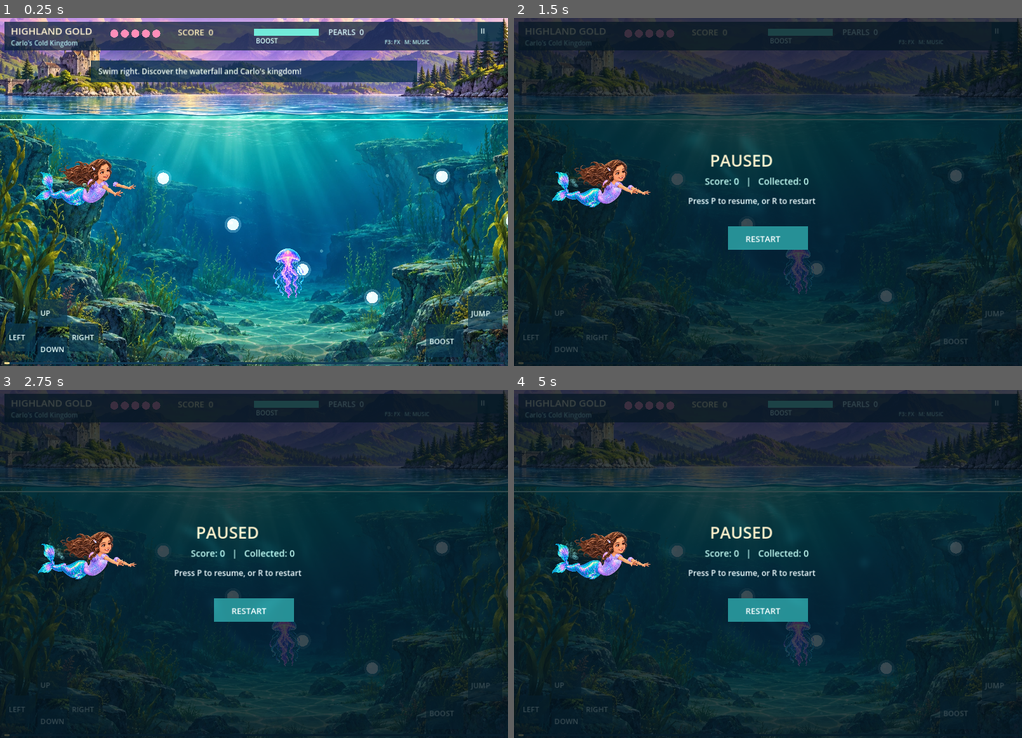
Above: before the commit, frames 1-4 (two rows, left to right).
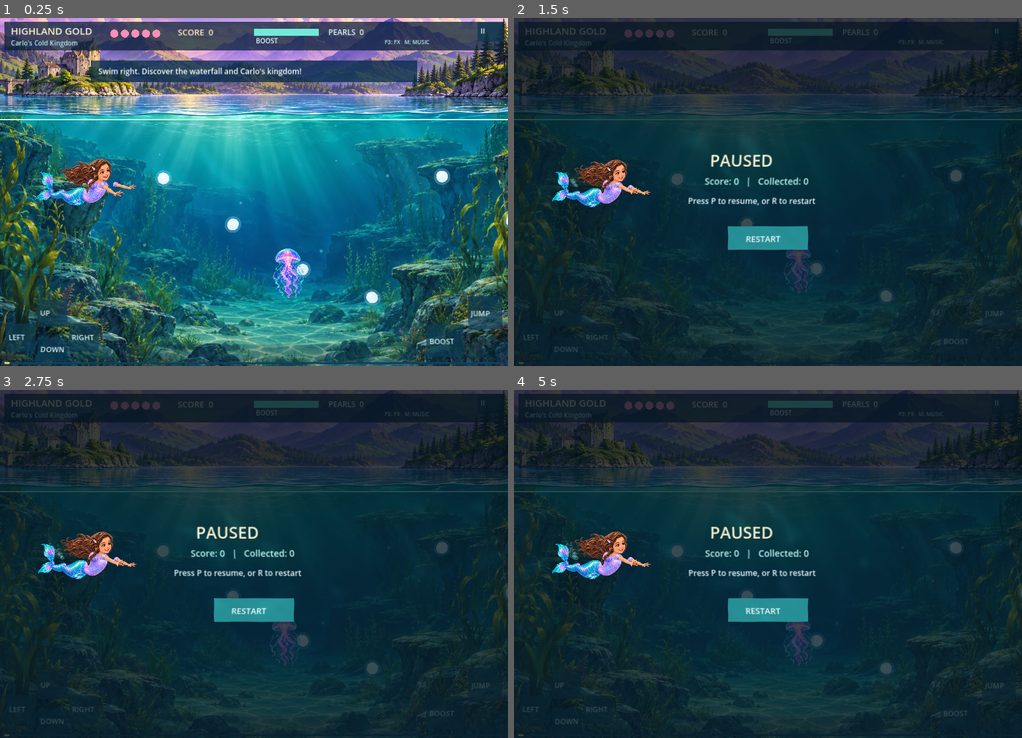
Above: after the commit, the same moments.

Repository: skhaze94-cloud/MermaidADVENTURE
Game: Godot game, scene res://godot/highland_level.tscn
Same seed, same stepped clock (60 frames per second), same inputs: the game is played once before the commit and once after it.
Inputs (mouse positions are in pixels of both pictures, inside the frame that each line leads up to):
- Up to frame 1 (0.25 s): no input
- Up to frame 2 (1.5 s): tap Enter at 0.5 s; move the mouse to (879, 174) at 0.52 s; hold Right 0.53-1.25 s; tap P at 0.6 s; click (879, 174) at 0.67 s; tap Space at 0.77, 1.25 s; drag from (666, 209) to (742, 261) at 1.27 s
- Up to frame 3 (2.75 s): move the mouse to (304, 487) at 2.02 s; hold Right from 2.03 s (still down); tap Shift at 2.1 s; click (304, 487) at 2.17 s
- Up to frame 4 (5 s): release Right at 2.75 s; tap Enter at 2.75, 4.25 s; drag from (742, 633) to (615, 511) at 2.77 s; tap Space at 3.5, 3.77 s; move the mouse to (920, 616) at 3.52 s; hold Left 3.53-4.25 s; tap B at 3.6 s; click (920, 616) at 3.67 s; drag from (615, 511) to (691, 477) at 4.27 s

The runs differ from the first frame. In frame 1, 1.1% of the frame differs, in the area x 0-100%, y 35-100%; in frame 2, 0.2%; in frame 3, 0.3%; in frame 4, 0.3%.

Commit message:
Godot v0.3: compose three underwater shader passes with quality and depth profiles

Diff:
--- a/godot/native_fx.gd
+++ b/godot/native_fx.gd
@@ -1,6 +1,15 @@
 extends Node2D
-## Native Godot visual effects. One shader pass, CPU swim particles, native Tweens.
+## Native 2.5D compositor: refraction -> caustics -> volumetric mist -> impact feedback.
+## Screen-space overlays render after terrain but before Sarah and Carlo.
 const CAUSTICS: Shader = preload("res://godot/shaders/underwater_caustics.gdshader")
+const REFRACTION: Shader = preload("res://godot/shaders/subtle_refraction.gdshader")
+const MIST: Shader = preload("res://godot/shaders/depth_mist.gdshader")
+var refract_overlay: ColorRect
+var refract_material: ShaderMaterial
+var mist_overlay: ColorRect
+var mist_material: ShaderMaterial
+var caustics_material: ShaderMaterial
+var high_quality := true
 var water_overlay: ColorRect
 var impact_overlay: ColorRect
 var trail: CPUParticles2D
@@ -10,14 +19,33 @@
 
 func _ready() -> void:
     bubble_texture = _make_bubble_texture()
+    # Screen refraction is placed first to sample only world elements.
+    refract_overlay = ColorRect.new()
+    refract_overlay.name = "SubtleScreenSpaceRefraction"
+    refract_overlay.color = Color.WHITE
+    refract_overlay.mouse_filter = Control.MOUSE_FILTER_IGNORE
+    refract_material = ShaderMaterial.new()
+    refract_material.shader = REFRACTION
+    refract_overlay.material = refract_material
+    add_child(refract_overlay)
+
     water_overlay = ColorRect.new()
     water_overlay.name = "RealtimeUnderwaterCaustics"
     water_overlay.color = Color.WHITE
     water_overlay.mouse_filter = Control.MOUSE_FILTER_IGNORE
-    var material := ShaderMaterial.new()
-    material.shader = CAUSTICS
-    water_overlay.material = material
+    caustics_material = ShaderMaterial.new()
+    caustics_material.shader = CAUSTICS
+    caustics_material.set_shader_parameter("caustic_strength", 0.10)
+    water_overlay.material = caustics_material
     add_child(water_overlay)
+    mist_overlay = ColorRect.new()
+    mist_overlay.name = "DepthMistAndSoftLightBeams"
+    mist_overlay.color = Color.WHITE
+    mist_overlay.mouse_filter = Control.MOUSE_FILTER_IGNORE
+    mist_material = ShaderMaterial.new()
+    mist_material.shader = MIST
+    mist_overlay.material = mist_material
+    add_child(mist_overlay)
     impact_overlay = ColorRect.new()
     impact_overlay.name = "TweenedHitFlash"
     impact_overlay.color = Color("#ffe7ca")
@@ -47,7 +75,13 @@
 func _fit_viewport() -> void:
     viewport_size = get_viewport_rect().size
     water_overlay.size = viewport_size
+    refract_overlay.size = viewport_size
+    mist_overlay.size = viewport_size
     impact_overlay.size = viewport_size
+    var line := clampf(280.0 / maxf(1.0, viewport_size.y), 0.0, 0.7)
+    refract_material.set_shader_parameter("surface_y", line)
+    mist_material.set_shader_parameter("surface_y", line)
+    caustics_material.set_shader_parameter("water_surface", line)
 
 func _make_bubble_texture() -> Texture2D:
     var im := Image.create(16, 16, false, Image.FORMAT_RGBA8)
@@ -100,7 +134,24 @@
     var tween := create_tween()
     tween.tween_property(impact_overlay, "modulate:a", 0.0, duration).set_trans(Tween.TRANS_CUBIC).set_ease(Tween.EASE_OUT)
 
+func set_depth_profile(is_grotto: bool) -> void:
+    mist_material.set_shader_parameter("grotto_mix", 1.0 if is_grotto else 0.0)
+    mist_material.set_shader_parameter("mist_amount", 0.095 if is_grotto else 0.065)
+    refract_material.set_shader_parameter("distortion_px", 1.0 if is_grotto else 1.25)
+
+func set_quality(high: bool) -> void:
+    high_quality = high
+    refract_overlay.visible = high_quality and not reduced_motion
+    mist_overlay.visible = high_quality and not reduced_motion
+    water_overlay.visible = not reduced_motion
+    caustics_material.set_shader_parameter("caustic_strength", 0.10 if high_quality else 0.06)
+
 func set_reduced_motion(enabled: bool) -> void:
     reduced_motion = enabled
     water_overlay.visible = not enabled
+    refract_overlay.visible = not enabled and high_quality
+    mist_overlay.visible = not enabled and high_quality
+    caustics_material.set_shader_parameter("speed", 0.0 if enabled else 0.65)
+    refract_material.set_shader_parameter("motion_enabled", 0.0 if enabled else 1.0)
+    mist_material.set_shader_parameter("motion_enabled", 0.0 if enabled else 1.0)
     trail.emitting = not enabled and trail.emitting
